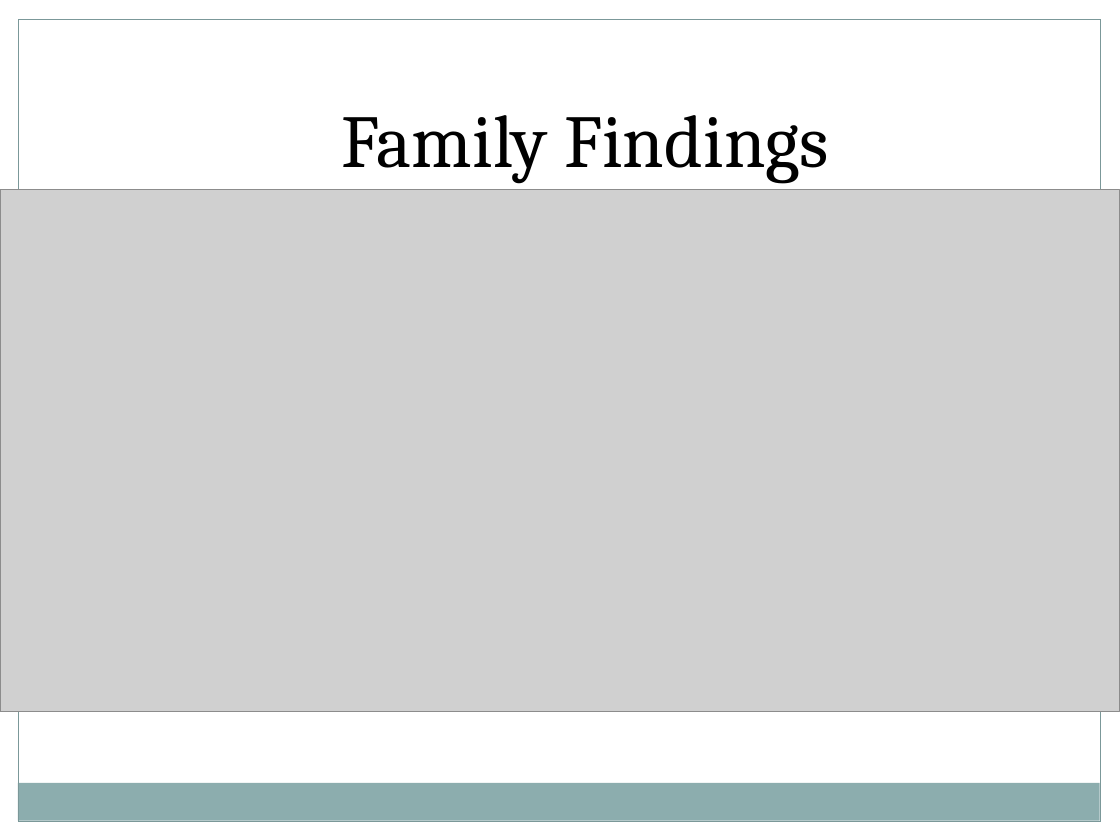
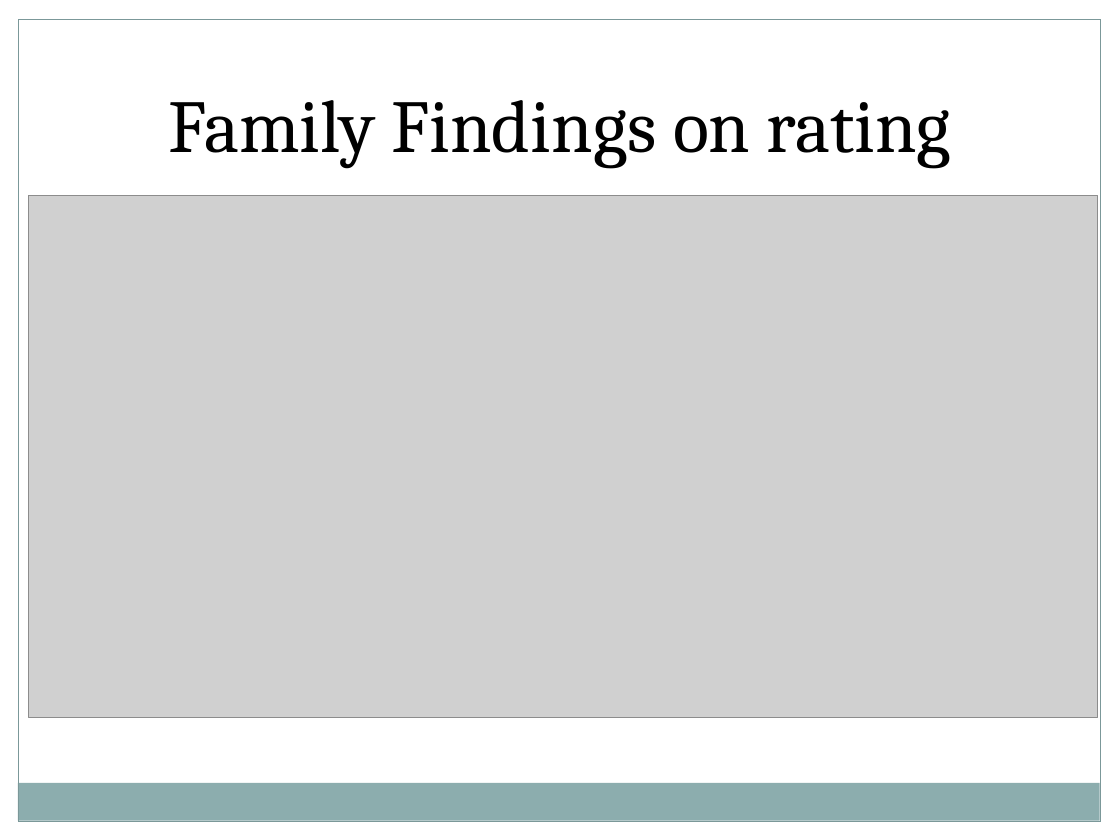
Before and after one commit to JoeDReynolds/yrelocate, a slide deck: slide 6 of Project One Presentation.pptx. Drawn at 1120x840 pixels with LibreOffice and Linux fonts; fonts in the diff are those of the drawing; grey boxes stand for pictures. Boxes give left, top, right and bottom in pixels: in the first picture for what was removed or moved away, otherwise in the second. Text is boxed around its words. In the diff, an @@ line names an element or a change of style, - is before the commit and + after.

```diff
--- a/Project One Presentation.pptx
+++ b/Project One Presentation.pptx
@@ text at box(169, 100, 951, 168): text changed @@
-Family Findings
+Family Findings on rating
@@ picture: place and size @@
-picture at box(0, 189, 1120, 712)
+picture at box(29, 195, 1098, 718)
```
Also in this commit, not shown: 3 other slides changed, 2 other files.
